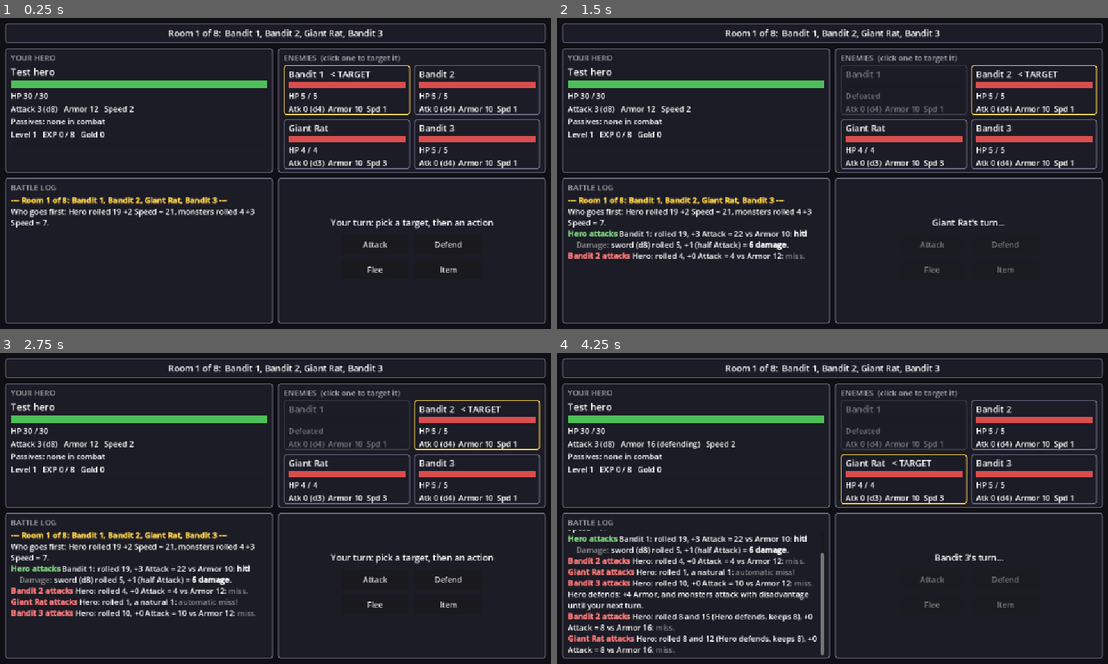
Above: before the commit, frames 1-4 (two rows, left to right).
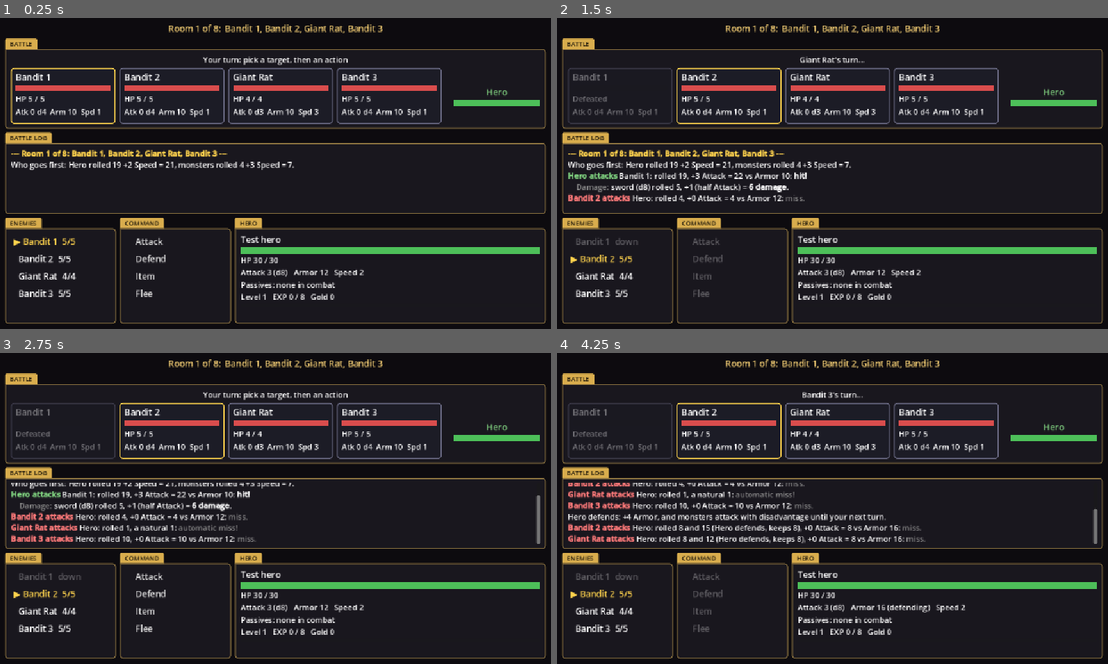
Above: after the commit, the same moments.

Repository: khasmn/project-k
Game: Godot game, scene res://scenes/combat/combat.tscn
Two runs of this game, one before a commit and one after it. Both use one fixed random seed, a clock stepped at 60 frames per second and the inputs below. This scene is started directly instead of the project's main scene.
Inputs (mouse positions are in pixels of both pictures, inside the frame that each line leads up to):
- Up to frame 1 (0.25 s): no input
- Up to frame 2 (1.5 s): click "Attack" at 0.5 s; click (1036, 89) at 1.27 s
- Up to frame 3 (2.75 s): click (170, 430) at 2.02 s
- Up to frame 4 (4.25 s): click "Defend" at 2.75 s; click (904, 480) at 3.52 s

The runs differ from the first frame. In frame 1, 22% of the frame differs, in the area x 0-100%, y 1-99%; in frame 2, 24%; in frame 3, 26%; in frame 4, 27%.

Commit message:
Combat screen in classic RPG layout: battle area, log, enemies/command/hero bar with gold tabs and cursor
Co-Authored-By: Claude Opus 5.5 <noreply@anthropic.com>

Diff:
--- a/scenes/combat/combat.tscn
+++ b/scenes/combat/combat.tscn
@@ -1,28 +1,41 @@
-[gd_scene load_steps=5 format=3]
+[gd_scene load_steps=8 format=3]
 
 [ext_resource type="Script" path="res://scripts/combat/combat_screen.gd" id="1"]
 
 [sub_resource type="StyleBoxFlat" id="box"]
 content_margin_left = 12.0
-content_margin_top = 8.0
+content_margin_top = 10.0
 content_margin_right = 12.0
-content_margin_bottom = 8.0
-bg_color = Color(0.11, 0.11, 0.15, 1)
+content_margin_bottom = 10.0
+bg_color = Color(0.1, 0.09, 0.12, 1)
 border_width_left = 2
 border_width_top = 2
 border_width_right = 2
 border_width_bottom = 2
-border_color = Color(0.42, 0.42, 0.52, 1)
-corner_radius_top_left = 6
+border_color = Color(0.55, 0.45, 0.25, 1)
 corner_radius_top_right = 6
 corner_radius_bottom_right = 6
 corner_radius_bottom_left = 6
 
+[sub_resource type="StyleBoxFlat" id="tab"]
+content_margin_left = 10.0
+content_margin_top = 2.0
+content_margin_right = 10.0
+content_margin_bottom = 2.0
+bg_color = Color(0.85, 0.68, 0.3, 1)
+corner_radius_top_left = 4
+corner_radius_top_right = 4
+
 [sub_resource type="StyleBoxFlat" id="hero_fill"]
 bg_color = Color(0.3, 0.75, 0.35, 1)
 
 [sub_resource type="StyleBoxFlat" id="exp_fill"]
 bg_color = Color(0.4, 0.6, 1, 1)
+
+[sub_resource type="StyleBoxEmpty" id="flat"]
+content_margin_left = 6.0
+content_margin_top = 4.0
+content_margin_bottom = 4.0
 
 [node name="Combat" type="Control"]
 layout_mode = 3
@@ -40,7 +53,7 @@
 anchor_bottom = 1.0
 grow_horizontal = 2
 grow_vertical = 2
-color = Color(0.06, 0.06, 0.08, 1)
+color = Color(0.05, 0.045, 0.06, 1)
 
 [node name="Margin" type="MarginContainer" parent="."]
 layout_mode = 1
@@ -50,174 +63,290 @@
 grow_horizontal = 2
 grow_vertical = 2
 theme_override_constants/margin_left = 16
-theme_override_constants/margin_top = 12
+theme_override_constants/margin_top = 10
 theme_override_constants/margin_right = 16
 theme_override_constants/margin_bottom = 12
 
 [node name="VBox" type="VBoxContainer" parent="Margin"]
 layout_mode = 2
-theme_override_constants/separation = 10
-
-[node name="TopBar" type="PanelContainer" parent="Margin/VBox"]
-layout_mode = 2
-theme_override_styles/panel = SubResource("box")
-
-[node name="Title" type="Label" parent="Margin/VBox/TopBar"]
-unique_name_in_owner = true
-layout_mode = 2
+theme_override_constants/separation = 8
+
+[node name="Title" type="Label" parent="Margin/VBox"]
+layout_mode = 2
+unique_name_in_owner = true
+theme_override_colors/font_color = Color(0.95, 0.8, 0.45, 1)
 theme_override_font_sizes/font_size = 18
 horizontal_alignment = 1
 
-[node name="Arena" type="HBoxContainer" parent="Margin/VBox"]
-layout_mode = 2
-theme_override_constants/separation = 10
-
-[node name="HeroPanel" type="PanelContainer" parent="Margin/VBox/Arena"]
-layout_mode = 2
+[node name="Arena" type="VBoxContainer" parent="Margin/VBox"]
+layout_mode = 2
+theme_override_constants/separation = 0
+
+[node name="Tab" type="PanelContainer" parent="Margin/VBox/Arena"]
+layout_mode = 2
+size_flags_horizontal = 0
+theme_override_styles/panel = SubResource("tab")
+
+[node name="Label" type="Label" parent="Margin/VBox/Arena/Tab"]
+layout_mode = 2
+theme_override_colors/font_color = Color(0.12, 0.09, 0.04, 1)
+theme_override_font_sizes/font_size = 13
+text = "BATTLE"
+
+[node name="Panel" type="PanelContainer" parent="Margin/VBox/Arena"]
+layout_mode = 2
+size_flags_vertical = 3
+theme_override_styles/panel = SubResource("box")
+
+[node name="VBox" type="VBoxContainer" parent="Margin/VBox/Arena/Panel"]
+layout_mode = 2
+theme_override_constants/separation = 6
+
+[node name="TurnLabel" type="Label" parent="Margin/VBox/Arena/Panel/VBox"]
+layout_mode = 2
+unique_name_in_owner = true
+theme_override_font_sizes/font_size = 16
+horizontal_alignment = 1
+
+[node name="Field" type="HBoxContainer" parent="Margin/VBox/Arena/Panel/VBox"]
+layout_mode = 2
+theme_override_constants/separation = 24
+
+[node name="EnemyList" type="GridContainer" parent="Margin/VBox/Arena/Panel/VBox/Field"]
+layout_mode = 2
+unique_name_in_owner = true
 size_flags_horizontal = 3
-theme_override_styles/panel = SubResource("box")
-
-[node name="VBox" type="VBoxContainer" parent="Margin/VBox/Arena/HeroPanel"]
-layout_mode = 2
-
-[node name="Header" type="Label" parent="Margin/VBox/Arena/HeroPanel/VBox"]
-modulate = Color(1, 1, 1, 0.6)
-layout_mode = 2
-text = "YOUR HERO"
-
-[node name="HeroName" type="Label" parent="Margin/VBox/Arena/HeroPanel/VBox"]
-unique_name_in_owner = true
-layout_mode = 2
-theme_override_font_sizes/font_size = 20
-
-[node name="HeroHPBar" type="ProgressBar" parent="Margin/VBox/Arena/HeroPanel/VBox"]
-unique_name_in_owner = true
-custom_minimum_size = Vector2(0, 16)
-layout_mode = 2
+theme_override_constants/h_separation = 8
+theme_override_constants/v_separation = 8
+columns = 4
+
+[node name="HeroToken" type="VBoxContainer" parent="Margin/VBox/Arena/Panel/VBox/Field"]
+layout_mode = 2
+custom_minimum_size = Vector2(180, 0)
+size_flags_vertical = 4
+
+[node name="HeroTokenName" type="Label" parent="Margin/VBox/Arena/Panel/VBox/Field/HeroToken"]
+layout_mode = 2
+unique_name_in_owner = true
+theme_override_colors/font_color = Color(0.5, 0.82, 0.5, 1)
+theme_override_font_sizes/font_size = 18
+horizontal_alignment = 1
+
+[node name="HeroTokenBar" type="ProgressBar" parent="Margin/VBox/Arena/Panel/VBox/Field/HeroToken"]
+layout_mode = 2
+unique_name_in_owner = true
+custom_minimum_size = Vector2(0, 12)
 theme_override_styles/fill = SubResource("hero_fill")
 show_percentage = false
 
-[node name="HeroHP" type="Label" parent="Margin/VBox/Arena/HeroPanel/VBox"]
-unique_name_in_owner = true
-layout_mode = 2
-
-[node name="HeroStats" type="Label" parent="Margin/VBox/Arena/HeroPanel/VBox"]
-unique_name_in_owner = true
-layout_mode = 2
-
-[node name="Level" type="Label" parent="Margin/VBox/Arena/HeroPanel/VBox"]
-unique_name_in_owner = true
-layout_mode = 2
-
-[node name="ExpBar" type="ProgressBar" parent="Margin/VBox/Arena/HeroPanel/VBox"]
-unique_name_in_owner = true
-custom_minimum_size = Vector2(0, 10)
-layout_mode = 2
+[node name="LogBox" type="VBoxContainer" parent="Margin/VBox"]
+layout_mode = 2
+size_flags_vertical = 3
+theme_override_constants/separation = 0
+
+[node name="Tab" type="PanelContainer" parent="Margin/VBox/LogBox"]
+layout_mode = 2
+size_flags_horizontal = 0
+theme_override_styles/panel = SubResource("tab")
+
+[node name="Label" type="Label" parent="Margin/VBox/LogBox/Tab"]
+layout_mode = 2
+theme_override_colors/font_color = Color(0.12, 0.09, 0.04, 1)
+theme_override_font_sizes/font_size = 13
+text = "BATTLE LOG"
+
+[node name="Panel" type="PanelContainer" parent="Margin/VBox/LogBox"]
+layout_mode = 2
+size_flags_vertical = 3
+theme_override_styles/panel = SubResource("box")
+
+[node name="Log" type="RichTextLabel" parent="Margin/VBox/LogBox/Panel"]
+layout_mode = 2
+unique_name_in_owner = true
+bbcode_enabled = true
+scroll_following = true
+
+[node name="Bottom" type="HBoxContainer" parent="Margin/VBox"]
+layout_mode = 2
+custom_minimum_size = Vector2(0, 220)
+theme_override_constants/separation = 8
+
+[node name="Enemies" type="VBoxContainer" parent="Margin/VBox/Bottom"]
+layout_mode = 2
+custom_minimum_size = Vector2(230, 0)
+theme_override_constants/separation = 0
+
+[node name="Tab" type="PanelContainer" parent="Margin/VBox/Bottom/Enemies"]
+layout_mode = 2
+size_flags_horizontal = 0
+theme_override_styles/panel = SubResource("tab")
+
+[node name="Label" type="Label" parent="Margin/VBox/Bottom/Enemies/Tab"]
+layout_mode = 2
+theme_override_colors/font_color = Color(0.12, 0.09, 0.04, 1)
+theme_override_font_sizes/font_size = 13
+text = "ENEMIES"
+
+[node name="Panel" type="PanelContainer" parent="Margin/VBox/Bottom/Enemies"]
+layout_mode = 2
+size_flags_vertical = 3
+theme_override_styles/panel = SubResource("box")
+
+[node name="TargetList" type="VBoxContainer" parent="Margin/VBox/Bottom/Enemies/Panel"]
+layout_mode = 2
+unique_name_in_owner = true
+theme_override_constants/separation = 2
+
+[node name="Command" type="VBoxContainer" parent="Margin/VBox/Bottom"]
+layout_mode = 2
+custom_minimum_size = Vector2(230, 0)
+theme_override_constants/separation = 0
+
+[node name="Tab" type="PanelContainer" parent="Margin/VBox/Bottom/Command"]
+layout_mode = 2
+size_flags_horizontal = 0
+theme_override_styles/panel = SubResource("tab")
+
+[node name="Label" type="Label" parent="Margin/VBox/Bottom/Command/Tab"]
+layout_mode = 2
+theme_override_colors/font_color = Color(0.12, 0.09, 0.04, 1)
+theme_override_font_sizes/font_size = 13
+text = "COMMAND"
+
+[node name="Panel" type="PanelContainer" parent="Margin/VBox/Bottom/Command"]
+layout_mode = 2
+size_flags_vertical = 3
+theme_override_styles/panel = SubResource("box")
+
+[node name="ActionPanel" type="VBoxContainer" parent="Margin/VBox/Bottom/Command/Panel"]
+layout_mode = 2
+unique_name_in_owner = true
+theme_override_constants/separation = 2
+
+[node name="Buttons" type="VBoxContainer" parent="Margin/VBox/Bottom/Command/Panel/ActionPanel"]
+layout_mode = 2
+unique_name_in_owner = true
+theme_override_constants/separation = 2
+
+[node name="AttackButton" type="Button" parent="Margin/VBox/Bottom/Command/Panel/ActionPanel/Buttons"]
+layout_mode = 2
+unique_name_in_owner = true
+theme_override_colors/font_hover_color = Color(1, 0.83, 0.3, 1)
+theme_override_colors/font_disabled_color = Color(1, 1, 1, 0.3)
+theme_override_font_sizes/font_size = 18
+theme_override_styles/normal = SubResource("flat")
+theme_override_styles/hover = SubResource("flat")
+theme_override_styles/pressed = SubResource("flat")
+theme_override_styles/disabled = SubResource("flat")
+theme_override_styles/focus = SubResource("flat")
+text = "   Attack"
+alignment = 0
+
+[node name="DefendButton" type="Button" parent="Margin/VBox/Bottom/Command/Panel/ActionPanel/Buttons"]
+layout_mode = 2
+unique_name_in_owner = true
+theme_override_colors/font_hover_color = Color(1, 0.83, 0.3, 1)
+theme_override_colors/font_disabled_color = Color(1, 1, 1, 0.3)
+theme_override_font_sizes/font_size = 18
+theme_override_styles/normal = SubResource("flat")
+theme_override_styles/hover = SubResource("flat")
+theme_override_styles/pressed = SubResource("flat")
+theme_override_styles/disabled = SubResource("flat")
+theme_override_styles/focus = SubResource("flat")
+text = "   Defend"
+alignment = 0
+
+[node name="ItemButton" type="Button" parent="Margin/VBox/Bottom/Command/Panel/ActionPanel/Buttons"]
+layout_mode = 2
+unique_name_in_owner = true
+theme_override_colors/font_hover_color = Color(1, 0.83, 0.3, 1)
+theme_override_colors/font_disabled_color = Color(1, 1, 1, 0.3)
+theme_override_font_sizes/font_size = 18
+theme_override_styles/normal = SubResource("flat")
+theme_override_styles/hover = SubResource("flat")
+theme_override_styles/pressed = SubResource("flat")
+theme_override_styles/disabled = SubResource("flat")
+theme_override_styles/focus = SubResource("flat")
+text = "   Item"
+alignment = 0
+
+[node name="FleeButton" type="Button" parent="Margin/VBox/Bottom/Command/Panel/ActionPanel/Buttons"]
+layout_mode = 2
+unique_name_in_owner = true
+theme_override_colors/font_hover_color = Color(1, 0.83, 0.3, 1)
+theme_override_colors/font_disabled_color = Color(1, 1, 1, 0.3)
+theme_override_font_sizes/font_size = 18
+theme_override_styles/normal = SubResource("flat")
+theme_override_styles/hover = SubResource("flat")
+theme_override_styles/pressed = SubResource("flat")
+theme_override_styles/disabled = SubResource("flat")
+theme_override_styles/focus = SubResource("flat")
+text = "   Flee"
+alignment = 0
+
+[node name="ItemMenu" type="VBoxContainer" parent="Margin/VBox/Bottom/Command/Panel/ActionPanel"]
+layout_mode = 2
+unique_name_in_owner = true
+visible = false
+theme_override_constants/separation = 2
+
+[node name="Choices" type="VBoxContainer" parent="Margin/VBox/Bottom/Command/Panel/ActionPanel"]
+layout_mode = 2
+unique_name_in_owner = true
+theme_override_constants/separation = 6
+
+[node name="Hero" type="VBoxContainer" parent="Margin/VBox/Bottom"]
+layout_mode = 2
+size_flags_horizontal = 3
+theme_override_constants/separation = 0
+
+[node name="Tab" type="PanelContainer" parent="Margin/VBox/Bottom/Hero"]
+layout_mode = 2
+size_flags_horizontal = 0
+theme_override_styles/panel = SubResource("tab")
+
+[node name="Label" type="Label" parent="Margin/VBox/Bottom/Hero/Tab"]
+layout_mode = 2
+theme_override_colors/font_color = Color(0.12, 0.09, 0.04, 1)
+theme_override_font_sizes/font_size = 13
+text = "HERO"
+
+[node name="Panel" type="PanelContainer" parent="Margin/VBox/Bottom/Hero"]
+layout_mode = 2
+size_flags_vertical = 3
+theme_override_styles/panel = SubResource("box")
+
+[node name="VBox" type="VBoxContainer" parent="Margin/VBox/Bottom/Hero/Panel"]
+layout_mode = 2
+theme_override_constants/separation = 2
+
+[node name="HeroName" type="Label" parent="Margin/VBox/Bottom/Hero/Panel/VBox"]
+layout_mode = 2
+unique_name_in_owner = true
+theme_override_font_sizes/font_size = 18
+
+[node name="HeroHPBar" type="ProgressBar" parent="Margin/VBox/Bottom/Hero/Panel/VBox"]
+layout_mode = 2
+unique_name_in_owner = true
+custom_minimum_size = Vector2(0, 14)
+theme_override_styles/fill = SubResource("hero_fill")
+show_percentage = false
+
+[node name="HeroHP" type="Label" parent="Margin/VBox/Bottom/Hero/Panel/VBox"]
+layout_mode = 2
+unique_name_in_owner = true
+
+[node name="HeroStats" type="Label" parent="Margin/VBox/Bottom/Hero/Panel/VBox"]
+layout_mode = 2
+unique_name_in_owner = true
+
+[node name="Level" type="Label" parent="Margin/VBox/Bottom/Hero/Panel/VBox"]
+layout_mode = 2
+unique_name_in_owner = true
+
+[node name="ExpBar" type="ProgressBar" parent="Margin/VBox/Bottom/Hero/Panel/VBox"]
+layout_mode = 2
+unique_name_in_owner = true
+custom_minimum_size = Vector2(0, 8)
 theme_override_styles/fill = SubResource("exp_fill")
 show_percentage = false
-
-[node name="EnemyPanel" type="PanelContainer" parent="Margin/VBox/Arena"]
-layout_mode = 2
-size_flags_horizontal = 3
-theme_override_styles/panel = SubResource("box")
-
-[node name="VBox" type="VBoxContainer" parent="Margin/VBox/Arena/EnemyPanel"]
-layout_mode = 2
-
-[node name="Header" type="Label" parent="Margin/VBox/Arena/EnemyPanel/VBox"]
-modulate = Color(1, 1, 1, 0.6)
-layout_mode = 2
-text = "ENEMIES  (click one to target it)"
-
-[node name="EnemyList" type="GridContainer" parent="Margin/VBox/Arena/EnemyPanel/VBox"]
-unique_name_in_owner = true
-layout_mode = 2
-theme_override_constants/h_separation = 8
-theme_override_constants/v_separation = 8
-columns = 2
-
-[node name="Bottom" type="HBoxContainer" parent="Margin/VBox"]
-layout_mode = 2
-size_flags_vertical = 3
-theme_override_constants/separation = 10
-
-[node name="LogPanel" type="PanelContainer" parent="Margin/VBox/Bottom"]
-layout_mode = 2
-size_flags_horizontal = 3
-theme_override_styles/panel = SubResource("box")
-
-[node name="VBox" type="VBoxContainer" parent="Margin/VBox/Bottom/LogPanel"]
-layout_mode = 2
-
-[node name="Header" type="Label" parent="Margin/VBox/Bottom/LogPanel/VBox"]
-modulate = Color(1, 1, 1, 0.6)
-layout_mode = 2
-text = "BATTLE LOG"
-
-[node name="Log" type="RichTextLabel" parent="Margin/VBox/Bottom/LogPanel/VBox"]
-unique_name_in_owner = true
-layout_mode = 2
-size_flags_vertical = 3
-bbcode_enabled = true
-scroll_following = true
-
-[node name="ActionPanel" type="PanelContainer" parent="Margin/VBox/Bottom"]
-unique_name_in_owner = true
-layout_mode = 2
-size_flags_horizontal = 3
-theme_override_styles/panel = SubResource("box")
-
-[node name="VBox" type="VBoxContainer" parent="Margin/VBox/Bottom/ActionPanel"]
-layout_mode = 2
-theme_override_constants/separation = 12
-alignment = 1
-
-[node name="TurnLabel" type="Label" parent="Margin/VBox/Bottom/ActionPanel/VBox"]
-unique_name_in_owner = true
-layout_mode = 2
-theme_override_font_sizes/font_size = 18
-horizontal_alignment = 1
-
-[node name="Buttons" type="GridContainer" parent="Margin/VBox/Bottom/ActionPanel/VBox"]
-unique_name_in_owner = true
-layout_mode = 2
-size_flags_horizontal = 4
-theme_override_constants/h_separation = 12
-theme_override_constants/v_separation = 12
-columns = 2
-
-[node name="AttackButton" type="Button" parent="Margin/VBox/Bottom/ActionPanel/VBox/Buttons"]
-unique_name_in_owner = true
-custom_minimum_size = Vector2(140, 40)
-layout_mode = 2
-text = "Attack"
-
-[node name="DefendButton" type="Button" parent="Margin/VBox/Bottom/ActionPanel/VBox/Buttons"]
-unique_name_in_owner = true
-custom_minimum_size = Vector2(140, 40)
-layout_mode = 2
-text = "Defend"
-
-[node name="FleeButton" type="Button" parent="Margin/VBox/Bottom/ActionPanel/VBox/Buttons"]
-unique_name_in_owner = true
-custom_minimum_size = Vector2(140, 40)
-layout_mode = 2
-text = "Flee"
-
-[node name="ItemButton" type="Button" parent="Margin/VBox/Bottom/ActionPanel/VBox/Buttons"]
-unique_name_in_owner = true
-custom_minimum_size = Vector2(140, 40)
-layout_mode = 2
-text = "Item"
-
-[node name="ItemMenu" type="VBoxContainer" parent="Margin/VBox/Bottom/ActionPanel/VBox"]
-unique_name_in_owner = true
-visible = false
-layout_mode = 2
-size_flags_horizontal = 4
-
-[node name="Choices" type="HBoxContainer" parent="Margin/VBox/Bottom/ActionPanel/VBox"]
-unique_name_in_owner = true
-layout_mode = 2
-theme_override_constants/separation = 16
-alignment = 1
--- a/scripts/combat/combat_screen.gd
+++ b/scripts/combat/combat_screen.gd
@@ -24,6 +24,8 @@
 	%DefendButton.pressed.connect(_on_defend)
 	%FleeButton.pressed.connect(_on_flee)
 	%ItemButton.pressed.connect(_open_items)
+	for button in %Buttons.get_children():
+		_add_cursor(button)
 	if Run.hero == null:
 		Run.start_test()  # this scene was started on its own, not from character creation
 	_start_fight()
@@ -37,6 +39,8 @@
 	%FleeButton.visible = not Run.is_boss()
 	for foe in enemies:
 		%EnemyList.add_child(_make_card(foe))
+		var row: Button = _command_button("", _set_target.bind(foe))
+		%TargetList.add_child(row)
 	var where: String = "Boss fight" if Run.is_boss() else "Room %d of %d" % [Run.room, Run.ROOMS]
 	var names: String = ", ".join(enemies.map(func(foe: Combatant) -> String: return foe.display_name))
 	%Title.text = "%s:  %s" % [where, names]
@@ -94,15 +98,11 @@
 		button.queue_free()
 	for id in Run.items:
 		var item: Dictionary = all[id]
-		var button: Button = Button.new()
-		button.text = "%s x%d  (heal %d%% HP)" % [item.name, Run.items[id], item.heal_percent]
+		var button: Button = _command_button("%s x%d" % [item.name, Run.items[id]], _use_item.bind(id, item))
+		button.tooltip_text = "Heal %d%% of your Max HP" % item.heal_percent
 		button.disabled = Run.items[id] == 0 or hero.hp == hero.max_hp
-		button.pressed.connect(_use_item.bind(id, item))
 		%ItemMenu.add_child(button)
-	var back: Button = Button.new()
-	back.text = "Back"
-	back.pressed.connect(_close_items)
-	%ItemMenu.add_child(back)
+	%ItemMenu.add_child(_command_button("Back", _close_items))
 	%Buttons.hide()
 	%ItemMenu.show()
 
@@ -214,12 +214,24 @@
 
 
 func _add_choice(text: String, on_pressed: Callable) -> void:
-	var button: Button = Button.new()
-	button.text = text
-	button.custom_minimum_size = Vector2(160, 40)
+	%Choices.add_child(_command_button(text, on_pressed))
+	%Buttons.hide()  # the fight is over: only the choice buttons make sense now
+
+
+## A menu line in the COMMAND style (same look as Attack/Defend), with the hover cursor.
+func _command_button(text: String, on_pressed: Callable) -> Button:
+	var button: Button = %AttackButton.duplicate(0)  # copy the look only, not the Attack signal
+	button.unique_name_in_owner = false
+	button.text = "   " + text
 	button.pressed.connect(on_pressed)
-	%Choices.add_child(button)
-	%Buttons.hide()  # the fight is over: only the choice buttons make sense now
+	_add_cursor(button)
+	return button
+
+
+## Show a ▶ in front of a command while the mouse is over it.
+func _add_cursor(button: Button) -> void:
+	button.mouse_entered.connect(func() -> void: button.text = "▶" + button.text.substr(1))
+	button.mouse_exited.connect(func() -> void: button.text = " " + button.text.substr(1))
 
 
 func _alive() -> Array[Combatant]:
@@ -235,7 +247,7 @@
 ## A clickable monster card: name, HP bar, HP and stats. Clicking it makes that monster the target.
 func _make_card(foe: Combatant) -> Button:
 	var card: Button = Button.new()
-	card.custom_minimum_size = Vector2(0, 104)
+	card.custom_minimum_size = Vector2(0, 116)
 	card.size_flags_horizontal = Control.SIZE_EXPAND_FILL
 	card.pressed.connect(_set_target.bind(foe))
 	var lines: VBoxContainer = VBoxContainer.new()
@@ -278,6 +290,9 @@
 	for name in hero.passive_names.values():
 		if not name in passives:
 			passives.append(name)
+	%HeroTokenName.text = hero.display_name
+	%HeroTokenBar.max_value = hero.max_hp
+	%HeroTokenBar.value = hero.hp
 	%HeroStats.text = "%s %d (d%d)   Armor %d%s   Speed %d\nPassives: %s" % [
 		hero.attack_name, hero.attack, hero.damage_die, hero.armor(), " (defending)" if hero.defending else "",
 		hero.speed, ", ".join(passives) if passives else "none in combat"]
@@ -289,11 +304,11 @@
 		var foe: Combatant = enemies[i]
 		var card: Button = %EnemyList.get_child(i)
 		var lines: Node = card.get_node("Lines")
-		lines.get_node("Name").text = foe.display_name + ("   < TARGET" if foe == target and foe.is_alive() else "")
+		lines.get_node("Name").text = foe.display_name
 		lines.get_node("HPBar").max_value = foe.max_hp
 		lines.get_node("HPBar").value = foe.hp
 		lines.get_node("HP").text = "HP %d / %d" % [foe.hp, foe.max_hp] if foe.is_alive() else "Defeated"
-		lines.get_node("Stats").text = "Atk %d (d%d)  Armor %d  Spd %d" % [foe.attack, foe.damage_die, foe.armor(), foe.speed]
+		lines.get_node("Stats").text = "Atk %d d%d  Arm %d  Spd %d" % [foe.attack, foe.damage_die, foe.armor(), foe.speed]
 		card.disabled = not foe.is_alive()
 		card.modulate = Color(1, 1, 1, 1 if foe.is_alive() else 0.4)
 		var style: StyleBoxFlat = load("res://scenes/ui/box_style.tres").duplicate()
@@ -301,6 +316,11 @@
 			style.border_color = Color(1, 0.83, 0.3)
 		for state in ["normal", "hover", "pressed", "focus", "disabled"]:
 			card.add_theme_stylebox_override(state, style)
+		var row: Button = %TargetList.get_child(i)
+		var is_target: bool = foe == target and foe.is_alive()
+		row.text = "%s %s  %s" % ["▶" if is_target else " ", foe.display_name, "%d/%d" % [foe.hp, foe.max_hp] if foe.is_alive() else "down"]
+		row.disabled = not foe.is_alive()
+		row.add_theme_color_override("font_color", Color(1, 0.83, 0.3) if is_target else Color(1, 1, 1))
 
 
 func _set_buttons_enabled(enabled: bool) -> void:
--- a/tests/play.gd
+++ b/tests/play.gd
@@ -110,17 +110,18 @@
 	var cards: Array = _node("%EnemyList").get_children()
 	for n in cards.size():
 		var lines: Node = cards[n].get_node("Lines")
-		print("  t%d) %s  |  %s  |  %s" % [n + 1, lines.get_node("Name").text, lines.get_node("HP").text, lines.get_node("Stats").text])
+		var targeted: String = "  (target)" if _node("%TargetList").get_child(n).text.begins_with("▶") else ""
+		print("  t%d) %s%s  |  %s  |  %s" % [n + 1, lines.get_node("Name").text, targeted, lines.get_node("HP").text, lines.get_node("Stats").text])
 	var choices: Array = _node("%Choices").get_children()
 	if _node("%ItemMenu").visible:
 		var items: Array = _node("%ItemMenu").get_children()
 		for n in items.size() - 1:
-			print("  %d) %s%s" % [n + 1, items[n].text, " (can't use now)" if items[n].disabled else ""])
+			print("  %d) %s%s" % [n + 1, items[n].text.strip_edges(), " (can't use now)" if items[n].disabled else ""])
 		print("Items open. Possible: 1-%d, back" % (items.size() - 1))
 	elif choices.is_empty():
 		print(_node("%TurnLabel").text + ". Possible: t1-t%d, attack, defend%s, item" % [cards.size(), ", flee" if _node("%FleeButton").visible else ""])
 	else:
-		print("Choices: 1) " + choices[0].text)
+		print("Choices: 1) " + choices[0].text.strip_edges())
 
 
 func _print_path() -> void:
@@ -172,7 +173,7 @@
 		return "target " + button.get_node("Lines/Name").text
 	if button.get_child_count() > 0:
 		return button.get_child(0).get_child(0).text  # a door card: its title line
-	return button.text
+	return button.text.trim_prefix("▶").strip_edges()
 
 
 func _node(path: String) -> Node:
Not shown, changed: docs/memory/decisions.md
